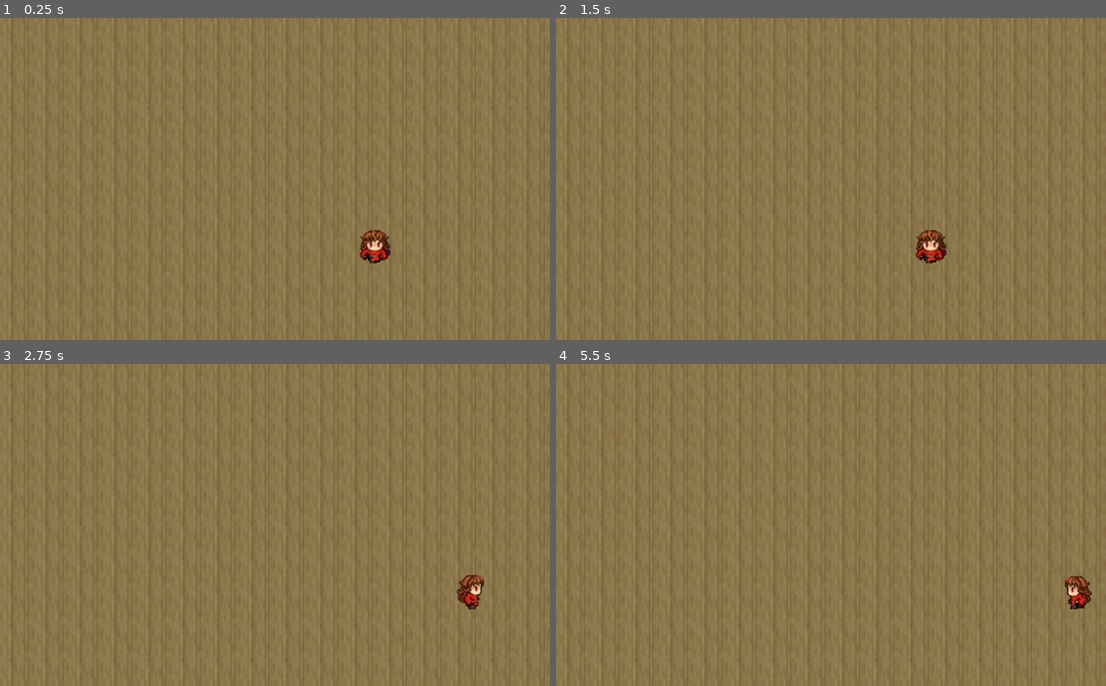
Above: before the commit, frames 1-4 (two rows, left to right).
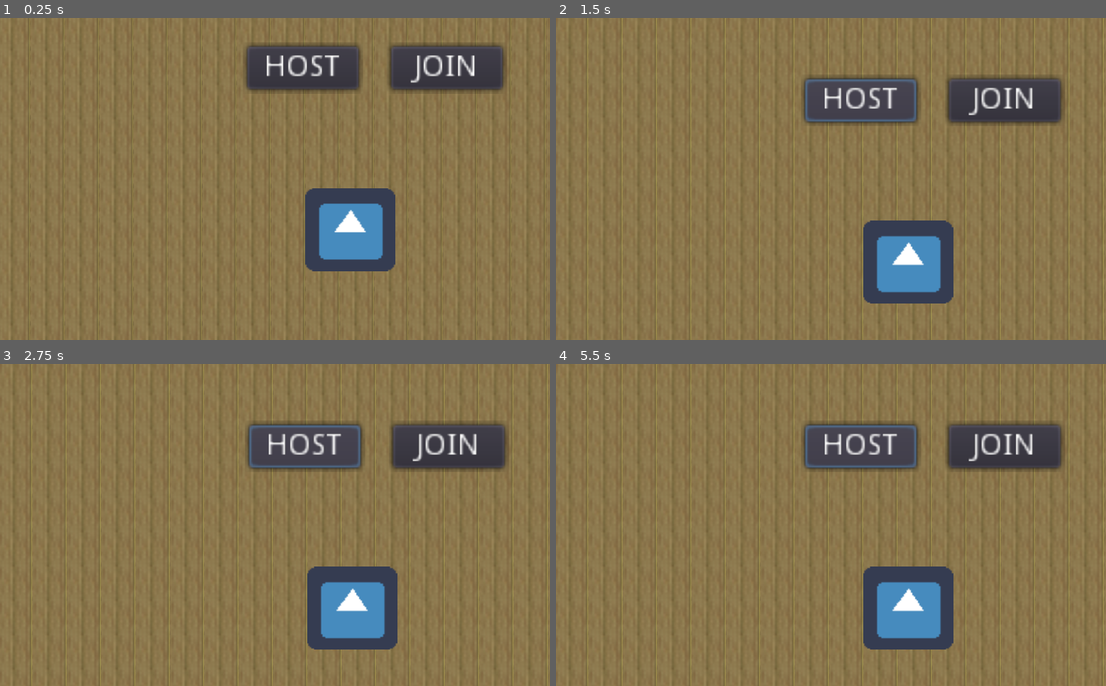
Above: after the commit, the same moments.

Repository: agnuss7/2DGame
Game: Godot game, scene res://Scene.tscn
Two runs of this game, one before a commit and one after it. Both use one fixed random seed, a clock stepped at 60 frames per second and the inputs below. The engine's default icon, where the game draws it, is replaced by a stand-in: a white triangle on a blue panel in a dark square.
Inputs (mouse positions are in pixels of both pictures, inside the frame that each line leads up to):
- Up to frame 1 (0.25 s): no input
- Up to frame 2 (1.5 s): click (1001, 92) at 0.5 s, where only the run after the commit has a clickable "JOIN"; click (864, 101) at 1.25 s, where only the run after the commit has a clickable "Host"
- Up to frame 3 (2.75 s): hold D (right) from 2.03 s (still down)
- Up to frame 4 (5.5 s): release D (right) at 2.78 s; hold S (down) 2.78-3.53 s; hold D (right) 3.53-4.28 s; hold W (up) 4.28-5.03 s; hold A (left) from 5.03 s (still down)

The runs differ from the first frame. In frame 1, 10% of the frame differs, in the area x 44-92%, y 7-79%; in frame 2, 14%; in frame 3, 14%; in frame 4, 14%, in the area x 2-100%, y 0-100%.

Commit message:
small things

Diff:
--- a/Scene.tscn
+++ b/Scene.tscn
@@ -1,7 +1,6 @@
-[gd_scene load_steps=7 format=2]
+[gd_scene load_steps=6 format=2]
 
-[ext_resource path="res://Player/Player.tscn" type="PackedScene" id=1]
-[ext_resource path="res://SceneTree.gd" type="Script" id=2]
+[ext_resource path="res://scenes/Lobby.tscn" type="PackedScene" id=1]
 [ext_resource path="res://camera_movement.gd" type="Script" id=7]
 [ext_resource path="res://sprites/icon.png" type="Texture" id=8]
 [ext_resource path="res://sprites/many_sprites.png" type="Texture" id=10]
@@ -32,7 +31,6 @@
 0/z_index = 0
 
 [node name="Node2D" type="Node2D"]
-script = ExtResource( 2 )
 
 [node name="Camera2D" type="Camera2D" parent="."]
 current = true
@@ -56,4 +54,9 @@
 
 [node name="YSort" type="YSort" parent="."]
 
-[node name="1" parent="YSort" instance=ExtResource( 1 )]
+[node name="Sprite" type="Sprite" parent="YSort"]
+position = Vector2( -11.0002, -12.6353 )
+scale = Vector2( 0.656245, 0.605146 )
+texture = ExtResource( 8 )
+
+[node name="Node" parent="." instance=ExtResource( 1 )]
--- a/SceneTree.gd
+++ b/SceneTree.gd
@@ -1,9 +1,24 @@
 extends Node2D
 # Declare member variables here. Examples:
-# var a = 2
-# var b = "text"
+var peer
+var player_name
+const DEFAULT_PORT=10567
+const MAX_PEERS=2
+const ip="127.0.0.1"
 
 
+func host_game(new_player_name):
+	player_name = new_player_name
+	peer = NetworkedMultiplayerENet.new()
+	peer.create_server(DEFAULT_PORT, MAX_PEERS)
+	get_tree().set_network_peer(peer)
+
+
+func join_game(ip, new_player_name):
+	player_name = new_player_name
+	peer = NetworkedMultiplayerENet.new()
+	peer.create_client(ip, DEFAULT_PORT)
+	get_tree().set_network_peer(peer)
 # Called when the node enters the scene tree for the first time.
 func _ready():
 	pass # Replace with function body.
--- a/camera_movement.gd
+++ b/camera_movement.gd
@@ -19,7 +19,7 @@
 	for node in nodes:
 		if(int(node.name[0])>0 or node.is_network_master()):
 			return node.position
-		return get_node("../Background").position
+	return get_node("../Background").position
 
 
 func _process(delta):
--- /dev/null
+++ b/scenes/Lobby.tscn
@@ -0,0 +1,47 @@
+[gd_scene load_steps=2 format=2]
+
+[ext_resource path="res://SceneTree.gd" type="Script" id=1]
+
+[node name="Node" type="Node"]
+script = ExtResource( 1 )
+
+[node name="Control" type="Control" parent="."]
+margin_left = 8.02715
+margin_top = -97.515
+margin_right = 48.0271
+margin_bottom = -57.515
+__meta__ = {
+"_edit_use_anchors_": false
+}
+
+[node name="JoinButton" type="Button" parent="Control"]
+margin_right = 52.0
+margin_bottom = 20.0
+__meta__ = {
+"_edit_use_anchors_": false
+}
+
+[node name="Label" type="Label" parent="Control/JoinButton"]
+margin_top = 3.0
+margin_right = 52.0
+margin_bottom = 19.0
+text = "JOIN"
+align = 1
+uppercase = true
+
+[node name="HostButton" type="Button" parent="Control"]
+margin_left = -66.5956
+margin_top = 0.297302
+margin_right = -14.5956
+margin_bottom = 20.2973
+__meta__ = {
+"_edit_use_anchors_": false
+}
+
+[node name="Label" type="Label" parent="Control/HostButton"]
+margin_top = 3.0
+margin_right = 52.0
+margin_bottom = 19.0
+text = "Host"
+align = 1
+uppercase = true
Not shown, removed: PC Computer - RPG Maker MV - Characters.png.import
